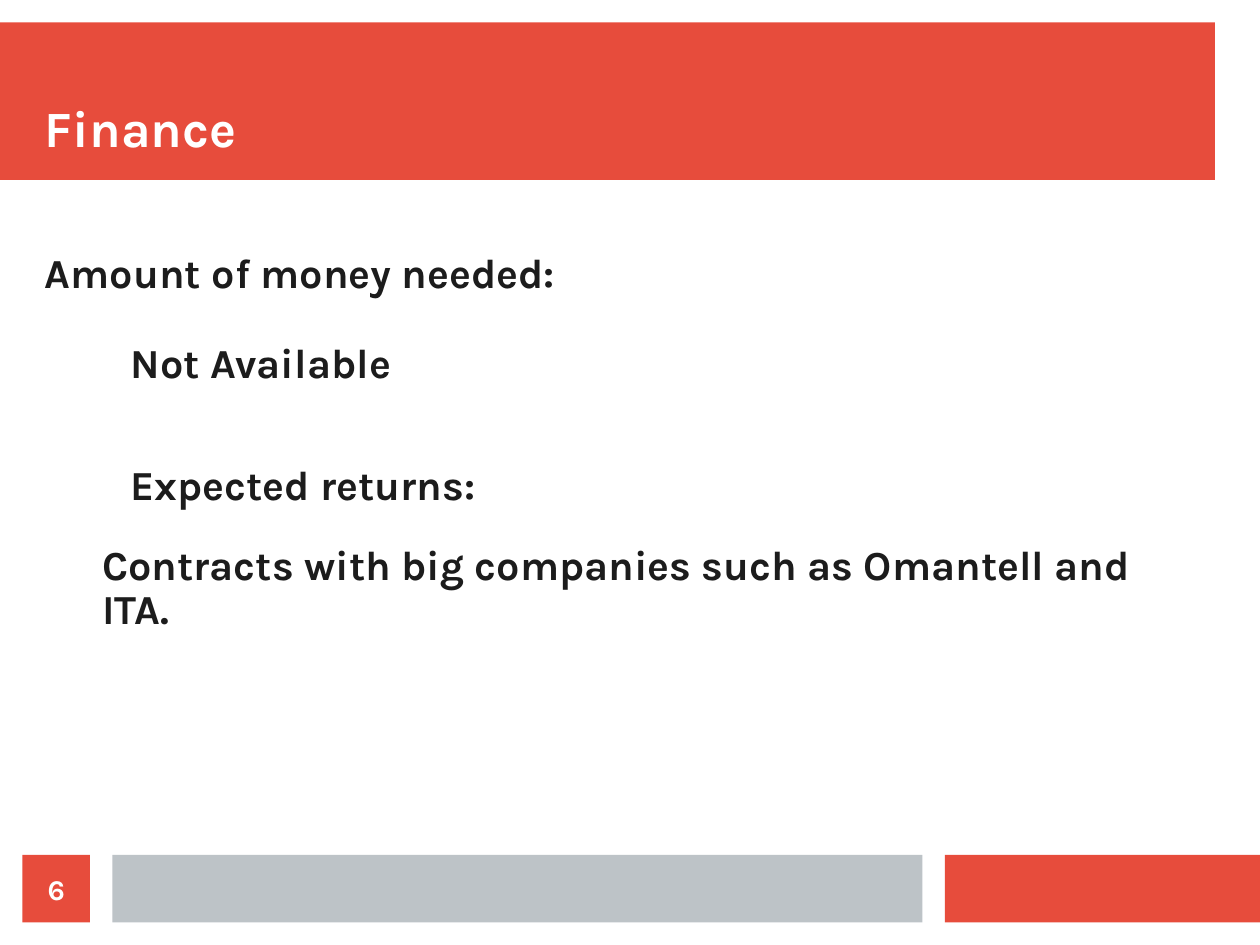
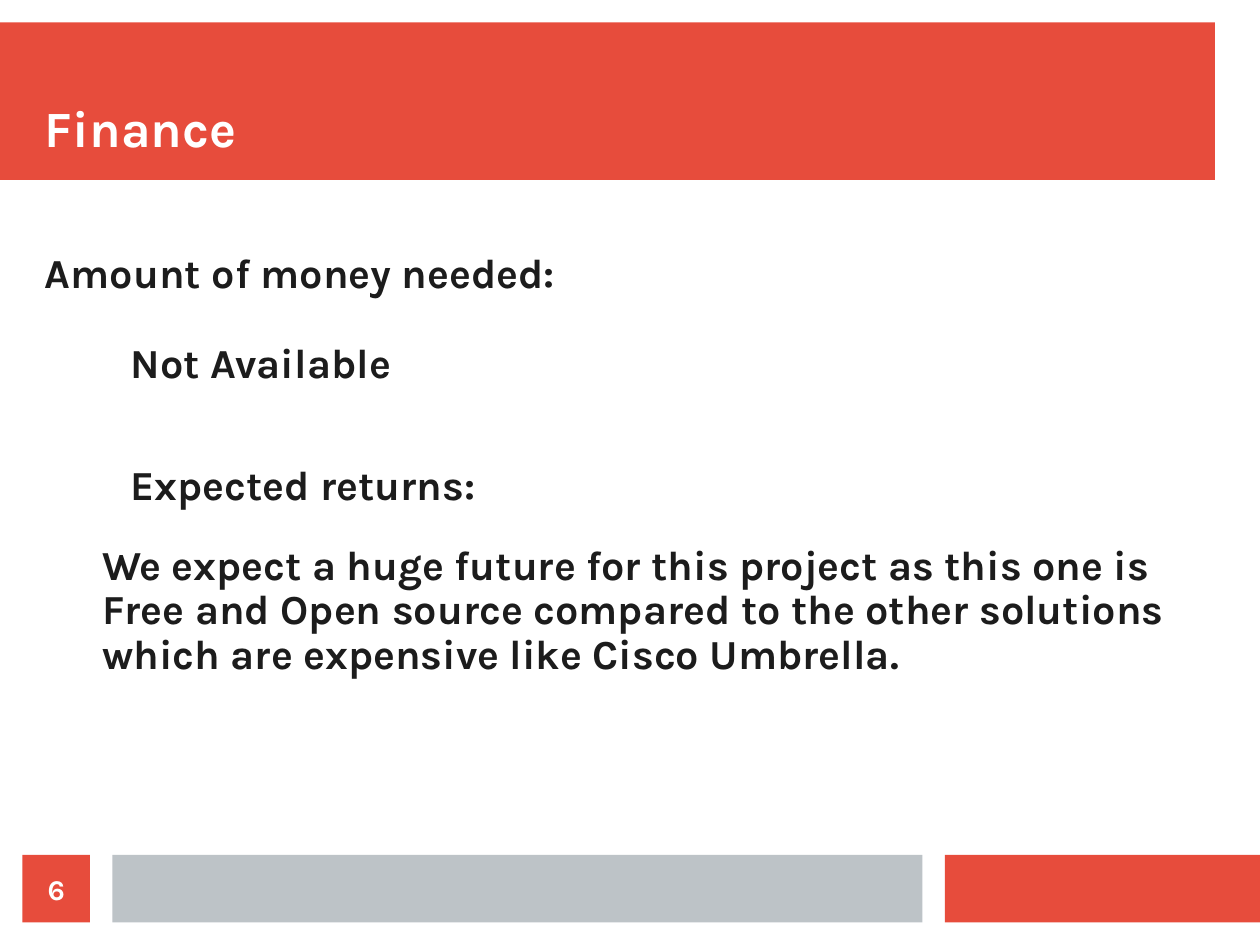
Before and after one commit to Aliii98/osoc19, a slide deck: slide 6 of OSOC-proposal-bigdata.odp. Drawn at 1260x945 pixels with LibreOffice and Linux fonts; fonts in the diff are those of the drawing. Boxes give left, top, right and bottom in pixels: in the first picture for what was removed or moved away, otherwise in the second. Text is boxed around its words. In the diff, an @@ line names an element or a change of style, - is before the commit and + after.

```diff
--- a/OSOC-proposal-bigdata.odp
+++ b/OSOC-proposal-bigdata.odp
@@ text at (102, 550, 1163, 679): text changed @@
-    Contracts with big companies such as Omantell and ITA.
+    We expect a huge future for this project as this one is Free and Open source compared to the other solutions which are expensive like Cisco Umbrella.
```
Also in this commit, not shown: 5 other slides changed, 1 slide added, 1 slide removed.
